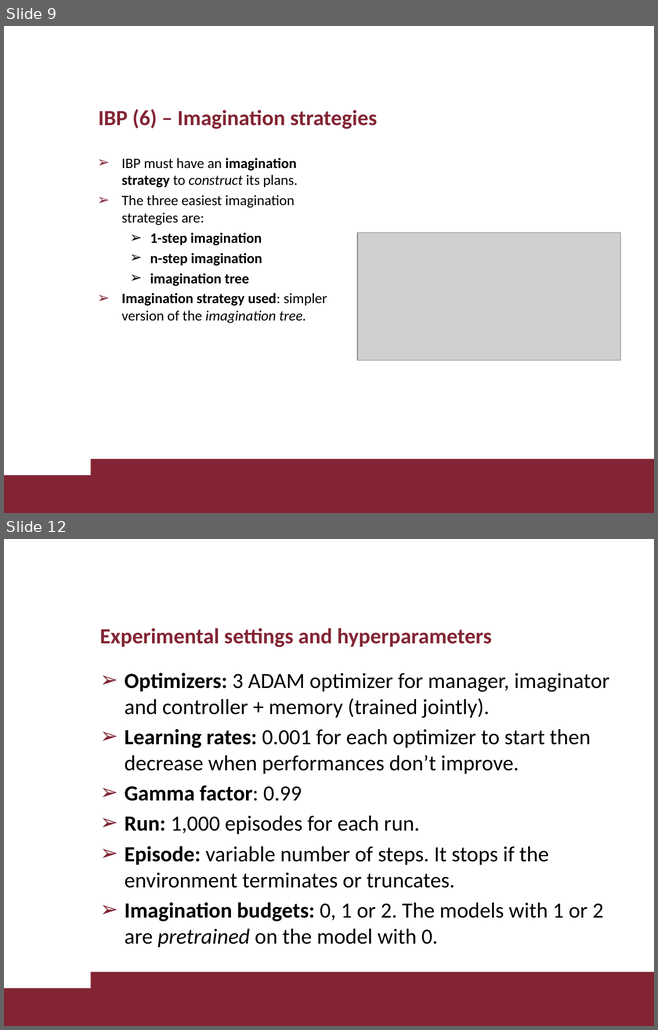
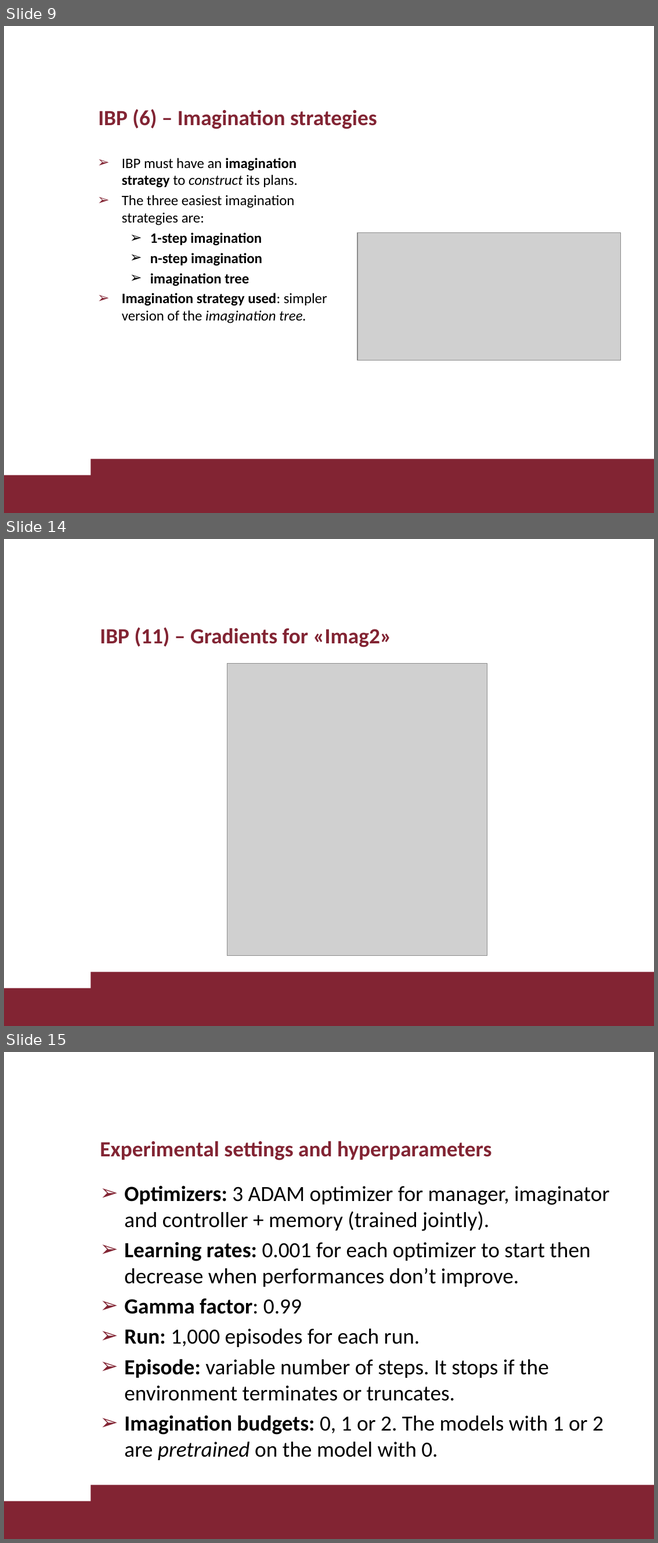
Before and after one commit to lorenzo-di-luccio/RL_Project, a slide deck: slides/diluccio_giamba_RL_project.pptx. Shown one above the other, each under a label of ours: slides 9 and 12 before the commit, slides 9, 14 and 15 after it; the slides between them are not shown. The pictures are 658x1030 and 658x1543 pixels, drawn with LibreOffice and Linux fonts; fonts in the diff are those of the drawing; grey boxes stand for pictures; background and template pictures are left out. Boxes give left, top, right and bottom in pixels: in the first picture for what was removed or moved away, otherwise in the second. Text is boxed around its words. In the diff, an @@ line names an element or a change of style, - is before the commit and + after.

```diff
--- a/slides/diluccio_giamba_RL_project.pptx
+++ b/slides/diluccio_giamba_RL_project.pptx
@@ slide 14 added at box(4, 539, 654, 1026), background #FFFFFF; not listed: 2 template elements that a slide beside it also shows @@
@@ title added at box(100, 627, 391, 647), 24 pt, text #822433, bold @@
+IBP (11) – Gradients for «Imag2»
@@ picture added at box(227, 664, 487, 956) @@
@@ what was slide 12 is now slide 15 @@
```
Also in this commit, not shown: 5 slides changed, 4 other slides added, 1 slide removed, 1 other file.
